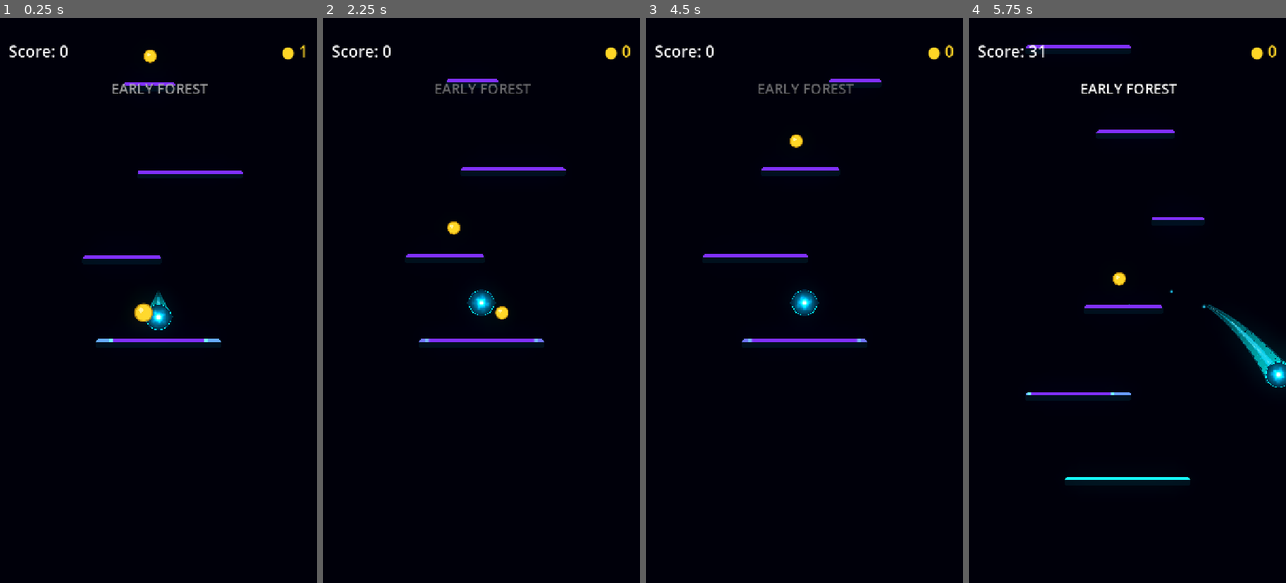
Above: before the commit, frames 1-4 (left to right).
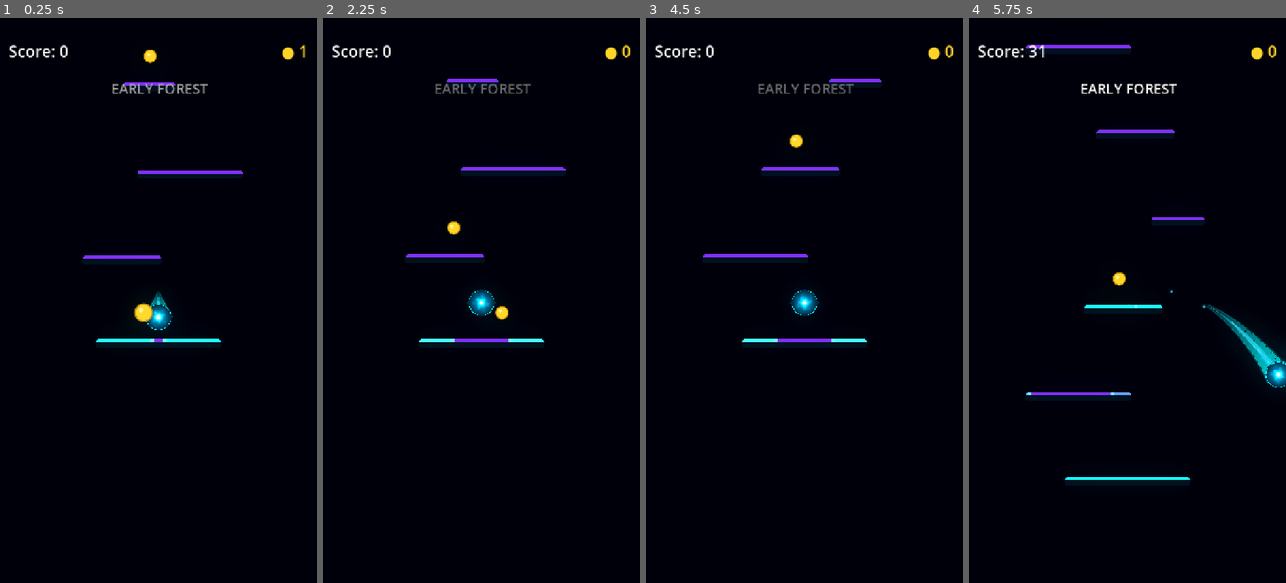
Above: after the commit, the same moments.

Repository: Kryodo/TowerJump
Game: Godot game, scene res://scenes/main.tscn
Same seed, same stepped clock (60 frames per second), same inputs: the game is played once before the commit and once after it.
Inputs (mouse positions are in pixels of both pictures, inside the frame that each line leads up to):
- Up to frame 1 (0.25 s): no input
- Up to frame 2 (2.25 s): move the mouse to (551, 272) at 0.52 s; hold Right (ui_right) 0.53-1.25 s; click (551, 272) at 0.67 s; drag from (418, 328) to (471, 193) at 1.27 s; click "Nochmal spielen" at 2 s
- Up to frame 3 (4.5 s): move the mouse to (836, 176) at 2.77 s; hold Left (ui_left) 2.78-3.5 s; drag from (788, 413) to (709, 215) at 3.52 s; click "Nochmal spielen" at 4.25 s
- Up to frame 4 (5.75 s): move the mouse to (1222, 385) at 5.02 s; hold Right (ui_right) from 5.03 s (still down)

The runs differ from the first frame. In frame 1, 0.2% of the frame differs, in the area x 30-70%, y 56-58%; in frame 2, 0.1%; in frame 3, 0.1%; in frame 4, 0.2%.

Commit message:
Adapt landing charge to short contact windows

Diff:
--- a/scripts/landing/landing_approach_state.gd
+++ b/scripts/landing/landing_approach_state.gd
@@ -7,6 +7,12 @@
 ## visual target position so platform.gd stays a thin adapter.
 
 const RETRACT_RATE_MULTIPLIER := 0.90
+
+# Short landing windows compress the visual charge instead of letting the
+# contact event do nearly all of the remaining work.
+const FAST_APPROACH_FULL_URGENCY_TIME := 0.12
+const FAST_APPROACH_NORMAL_TIME := 0.45
+
 const APPROACH_TARGET_SMOOTH_RATE := 10.0
 const APPROACH_TARGET_SMOOTH_RATE_NEAR_LANDING := 5.0
 const APPROACH_TARGET_NEAR_LANDING_TIME := 0.50
@@ -101,30 +107,65 @@
 		return
 
 	var remaining_progress: float = maxf(1.0 - progress, 0.0)
-	var time_buffer: float = lerpf(
+
+	# Preserve the relaxed timing for normal approaches. As contact gets close,
+	# smoothly remove the extra time buffer so the charge can meet the real
+	# landing deadline rather than being guaranteed to finish after contact.
+	var approach_urgency: float = 1.0 - smoothstep(
+		FAST_APPROACH_FULL_URGENCY_TIME,
+		FAST_APPROACH_NORMAL_TIME,
+		time_to_land
+	)
+	var base_time_buffer: float = lerpf(
 		0.04,
 		0.14,
 		1.0 - width_factor
 	)
+	var time_buffer: float = lerpf(
+		base_time_buffer,
+		0.0,
+		approach_urgency
+	)
 	var remaining_time: float = maxf(
 		time_to_land + time_buffer,
-		0.08
+		maxf(delta, 0.001)
 	)
 	var required_rate: float = remaining_progress / remaining_time
 
-	# Keep the same deliberately capped catch-up behavior as the current
-	# prototype; the actual landing event supplies the final 100%.
-	var max_catchup_rate: float = preferred_rate * 2.25
+	# Keep the existing catch-up cap at normal pacing. For short windows, blend
+	# that cap toward the rate needed to finish by contact.
+	var normal_max_catchup_rate: float = preferred_rate * 2.25
+	var urgent_max_catchup_rate: float = maxf(
+		normal_max_catchup_rate,
+		required_rate
+	)
+	var max_catchup_rate: float = lerpf(
+		normal_max_catchup_rate,
+		urgent_max_catchup_rate,
+		approach_urgency
+	)
 	var desired_rate: float = minf(
 		required_rate,
 		max_catchup_rate
 	)
 
-	var rate_response: float = preferred_rate * 8.0
-	speed_rate = move_toward(
+	# Rate changes remain smoothed in the normal window. Under time pressure,
+	# increasingly follow the required rate directly; only progress speed changes,
+	# never the ball's physics, target choice, or visual target smoothing.
+	var rate_response: float = preferred_rate * lerpf(
+		8.0,
+		24.0,
+		approach_urgency
+	)
+	var smoothed_rate: float = move_toward(
 		speed_rate,
 		desired_rate,
 		rate_response * delta
+	)
+	speed_rate = lerpf(
+		smoothed_rate,
+		desired_rate,
+		approach_urgency
 	)
 
 	progress = minf(
